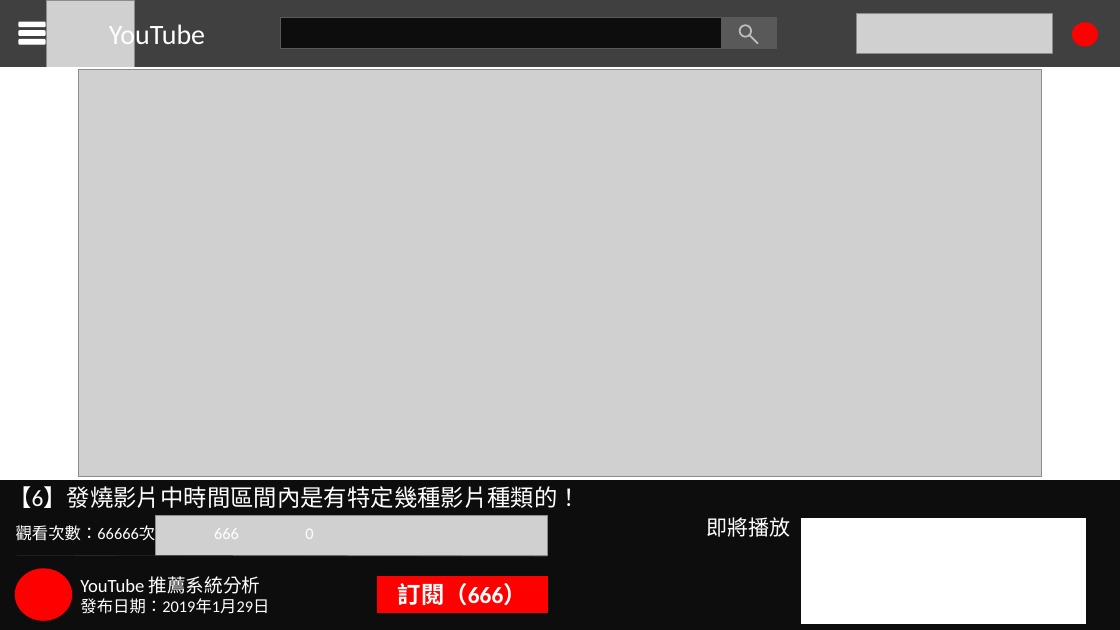
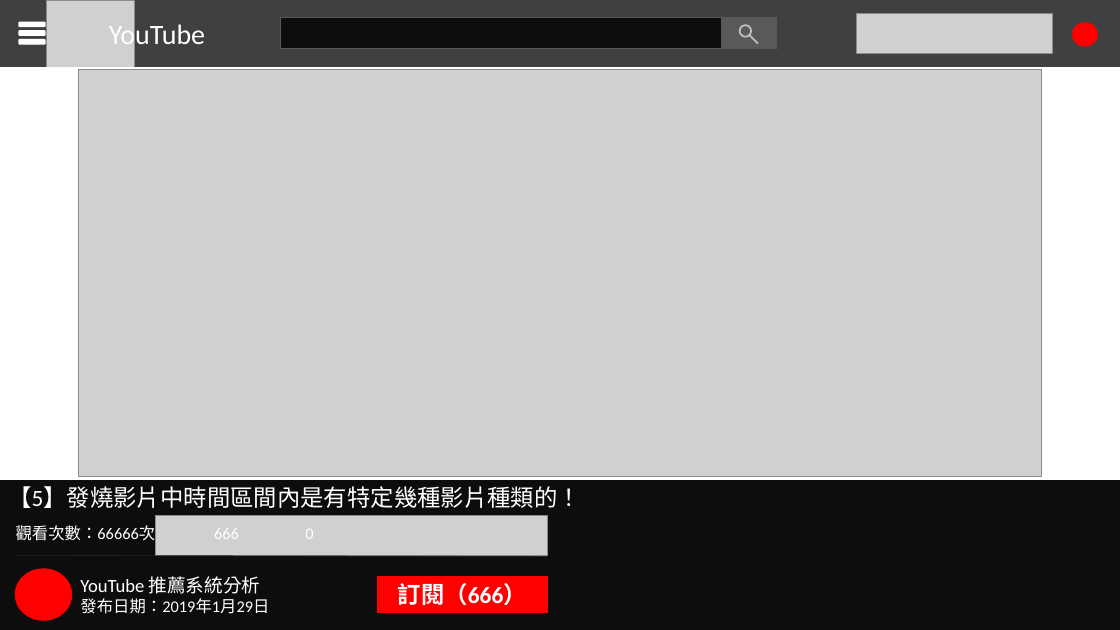
Before and after one commit to jasonSU85323/UTaipei_DataScience, a slide deck: slide 8 of Youtube analysis/ppt/black.pptx. Drawn at 1120x630 pixels with LibreOffice and Linux fonts; fonts in the diff are those of the drawing; grey boxes stand for pictures. Boxes give left, top, right and bottom in pixels: in the first picture for what was removed or moved away, otherwise in the second. Text is boxed around its words. In the diff, an @@ line names an element or a change of style, - is before the commit and + after.

```diff
--- a/Youtube analysis/ppt/black.pptx
+++ b/Youtube analysis/ppt/black.pptx
@@ text at (x1=8, y1=486, x2=581, y2=508): text changed @@
-【6】發燒影片中時間區間內是有特定幾種影片種類的！
+【5】發燒影片中時間區間內是有特定幾種影片種類的！
@@ text removed at (x1=706, y1=517, x2=790, y2=537) @@
-即將播放
@@ rectangle removed at (x1=802, y1=518, x2=1086, y2=623) @@
```
Also in this commit, not shown: 6 other slides changed, 1 slide added, 1 slide removed, 10 other files.
